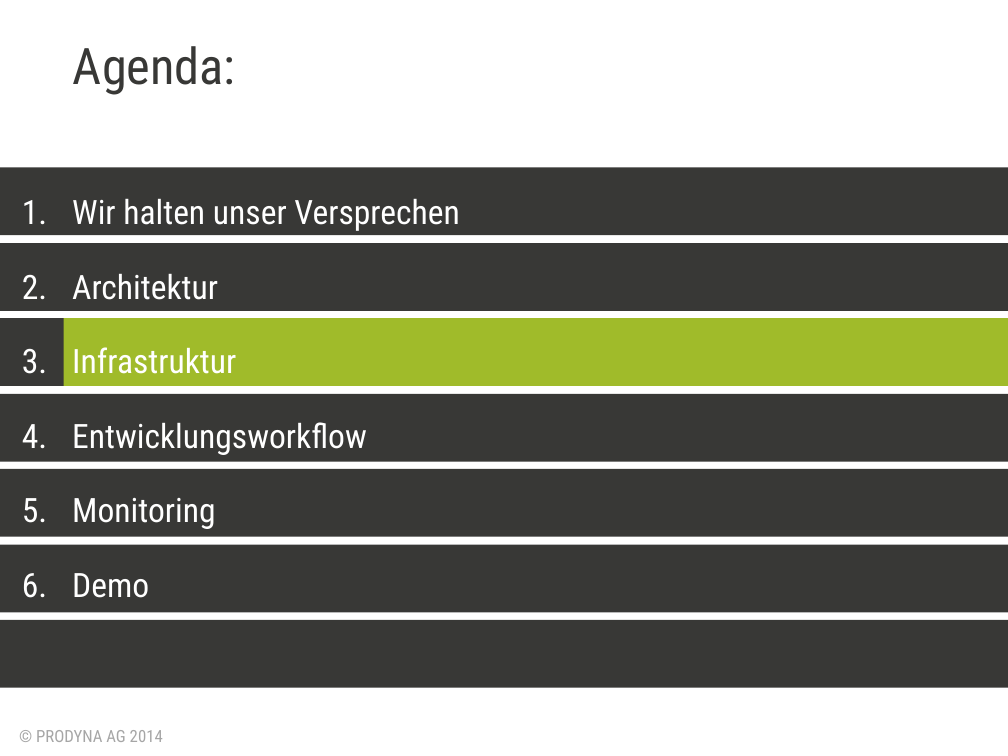
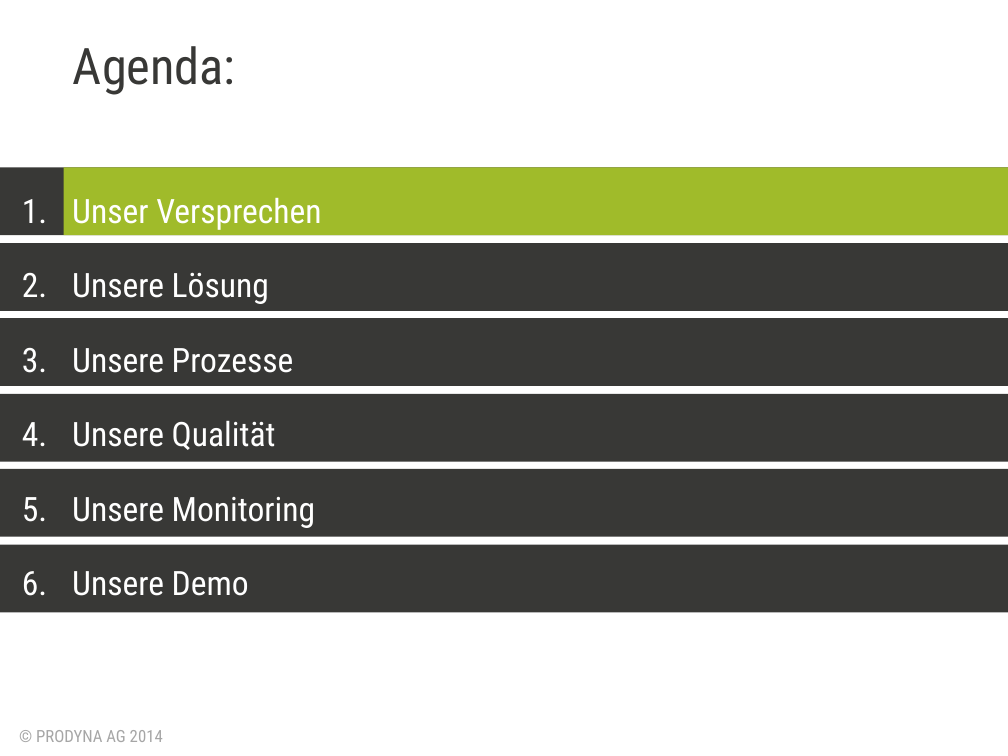
Before and after one commit to lagranovskiy/timetracker-server, a slide deck: slide 2 of doc/AbschlussPräsentation.pptx. Drawn at 1008x756 pixels with LibreOffice and Linux fonts; fonts in the diff are those of the drawing; background and template pictures are left out. Boxes give left, top, right and bottom in pixels: in the first picture for what was removed or moved away, otherwise in the second. Text is boxed around its words. In the diff, an @@ line names an element or a change of style, - is before the commit and + after.

```diff
--- a/doc/AbschlussPräsentation.pptx
+++ b/doc/AbschlussPräsentation.pptx
@@ rectangle: place and size @@
-rectangle at [64, 319, 1008, 386]
+rectangle at [64, 167, 1008, 235]
@@ subtitle at [72, 197, 321, 596]: text changed @@
-1. Wir halten unser Versprechen
-2. Architektur
-3. Infrastruktur
-4. Entwicklungsworkflow
-5. Monitoring
-6. Demo
+1. Unser Versprechen
+2. Unsere Lösung
+3. Unsere Prozesse
+4. Unsere Qualität
+5. Unsere Monitoring
+6. Unsere Demo
@@ rectangle removed at [0, 620, 1008, 687] @@
```
Also in this commit, not shown: 1 other slide changed, 28 slides added, 4 slides removed, 3 other files.
